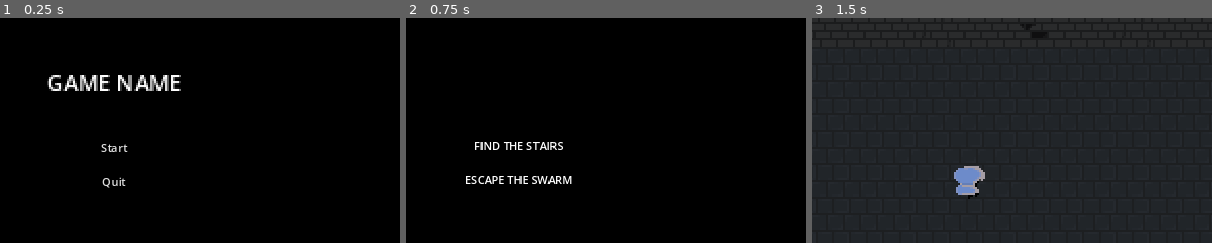
Above: before the commit, frames 1-3 (left to right).
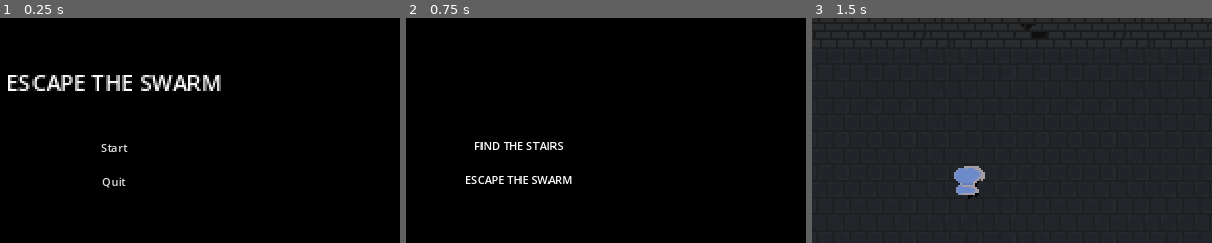
Above: after the commit, the same moments.

Repository: huckmon/PSGJ14
Game: Godot game, scene res://Levels/title_screen.tscn
The game is run twice, just before and just after one commit, with the same random seed, the same clock (stepped at 60 frames per second) and the same inputs.
Inputs (mouse positions are % of the whole screen's width and height, from its top left):
- Up to frame 1 (0.25 s): no input
- Up to frame 2 (0.75 s): click "Start" at 0.5 s
- Up to frame 3 (1.5 s): tap Enter at 1.25 s; move the mouse to (72, 45) at 1.27 s; press the mouse at (72, 45) at 1.28 s; hold D (right) from 1.28 s (still down)
The pictures show only the part of the screen within x 36-86%, y 14-64%; the shares and areas given below are measured in that part.

The runs differ from the first frame. In frame 1, 2.7% of the frame differs, in the area x 2-56%, y 25-33%; in frame 2, nothing differs; in frame 3, nothing differs.

Commit message:
updated UI and readme

Diff:
--- a/Levels/intermission_screen.tscn
+++ b/Levels/intermission_screen.tscn
@@ -20,9 +20,9 @@
 anchor_right = 0.5
 anchor_bottom = 0.5
 offset_left = -63.0
-offset_top = -44.0
+offset_top = -64.0
 offset_right = 62.0
-offset_bottom = -13.0
+offset_bottom = -33.0
 grow_horizontal = 2
 grow_vertical = 2
 text = "Level Complete"
@@ -35,9 +35,9 @@
 anchor_right = 0.5
 anchor_bottom = 0.5
 offset_left = -20.0
-offset_top = -11.5
+offset_top = -15.5
 offset_right = 20.0
-offset_bottom = 11.5
+offset_bottom = 7.5
 grow_horizontal = 2
 grow_vertical = 2
 text = "10f"
--- a/Levels/title_screen.tscn
+++ b/Levels/title_screen.tscn
@@ -57,8 +57,8 @@
 grow_horizontal = 2
 grow_vertical = 2
 scale = Vector2(2, 2)
-pivot_offset = Vector2(48.5, 11.5)
-text = "GAME NAME"
+pivot_offset = Vector2(78, 11.5)
+text = "ESCAPE THE SWARM"
 horizontal_alignment = 1
 vertical_alignment = 1
 
--- a/project.godot
+++ b/project.godot
@@ -10,7 +10,7 @@
 
 [application]
 
-config/name="Pirate Software GameJam 14"
+config/name="ESCAPE THE SWARM"
 run/main_scene="res://Levels/title_screen.tscn"
 config/features=PackedStringArray("4.2", "GL Compatibility")
 config/icon="res://icon.svg"
Not shown, changed: README.md
